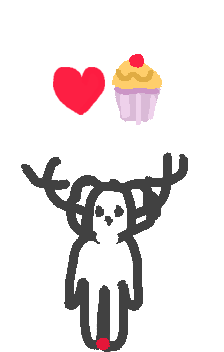
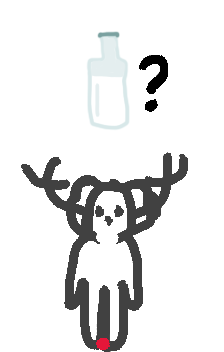
Layers edited between the first and the second 224 x 352 image:
added layer "laitquestion.png" above "lait.png" over [86, 31, 168, 131]
hid "coeurgateau.png" over [53, 54, 162, 125]
